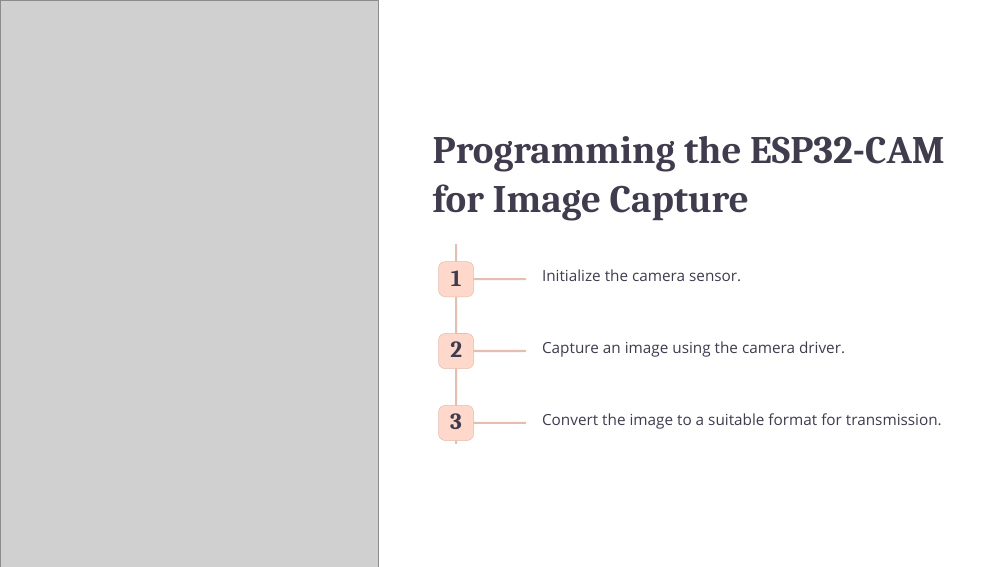
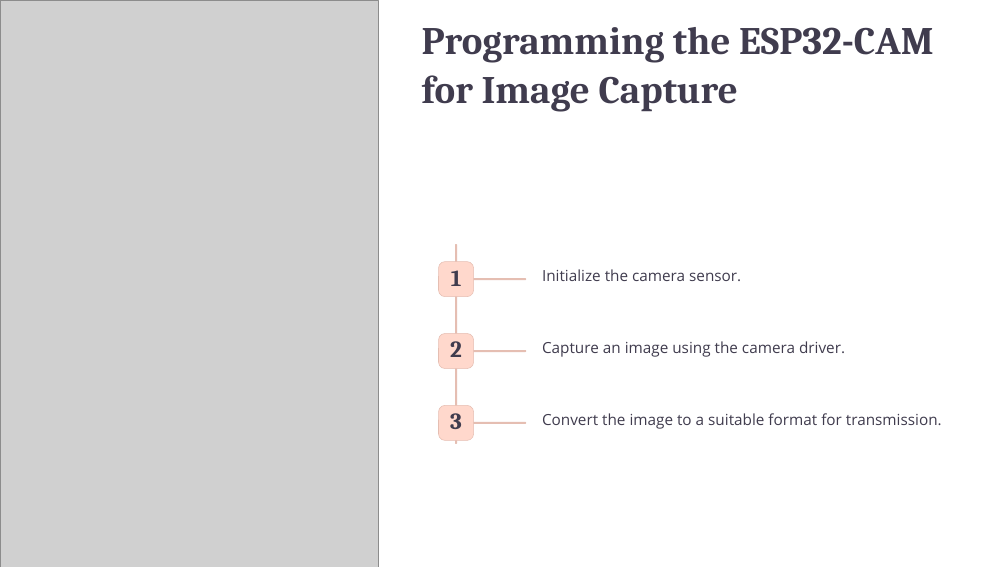
Before and after one commit to sayoojs123/PBL-ECE-2_2, a slide deck: slide 6 of ESA/pbl review 1.pptx (slide 5 before the commit). Drawn at 1008x567 pixels with LibreOffice and Linux fonts; fonts in the diff are those of the drawing; grey boxes stand for pictures; background and template pictures are left out. Boxes give left, top, right and bottom in pixels: in the first picture for what was removed or moved away, otherwise in the second. Text is boxed around its words. In the diff, an @@ line names an element or a change of style, - is before the commit and + after.

```diff
--- a/ESA/pbl review 1.pptx
+++ b/ESA/pbl review 1.pptx
@@ text "Programming the ESP32-CAM for Image ..." moved from (x1=433, y1=136, x2=945, y2=221) to (x1=422, y1=27, x2=934, y2=112) @@
```
Also in this commit, not shown: 1 slide added.
